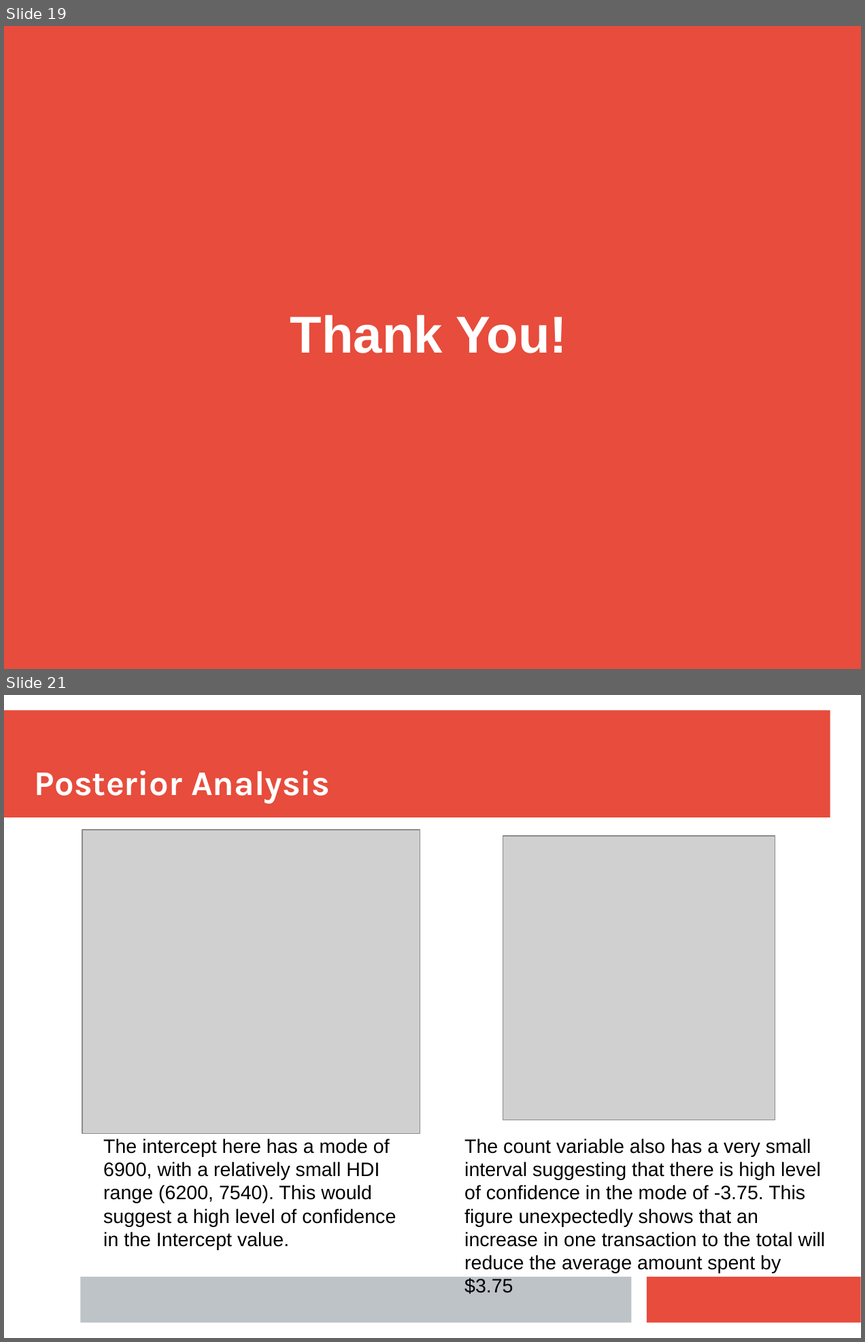
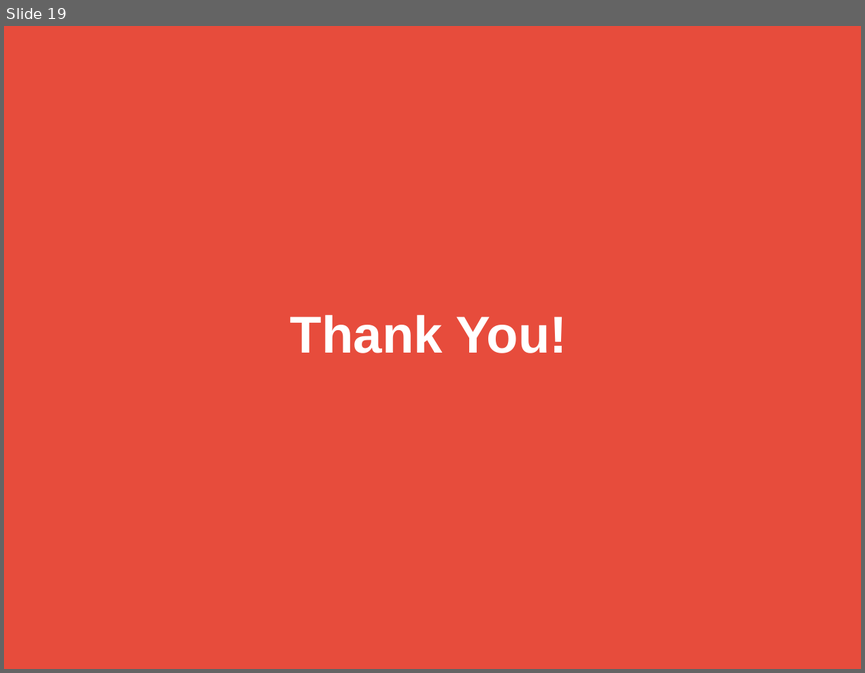
Before and after one commit to tim-kirkbride/BayesianAssignment, a slide deck: Presentation.pptx. Shown one above the other, each under a label of ours: slides 19 and 21 before the commit, slide 19 after it; the slides between them are not shown. The pictures are 865x1342 and 865x673 pixels, drawn with LibreOffice and Linux fonts; fonts in the diff are those of the drawing; grey boxes stand for pictures. Boxes give left, top, right and bottom in pixels: in the first picture for what was removed or moved away, otherwise in the second. Text is boxed around its words. In the diff, an @@ line names an element or a change of style, - is before the commit and + after.

```diff
--- a/Presentation.pptx
+++ b/Presentation.pptx
@@ slide 21 removed at [4, 695, 861, 1338], background #FFFFFF @@
@@ rectangle removed at [4, 711, 830, 818] @@
@@ text removed at [35, 770, 330, 803] @@
-Posterior Analysis
@@ picture removed at [82, 830, 421, 1134] @@
@@ picture removed at [503, 836, 775, 1120] @@
@@ text removed at [103, 1138, 396, 1250] @@
-The intercept here has a mode of 6900, with a relatively small HDI range (6200, 7540). This would suggest a high level of confidence in the Intercept value.
@@ text removed at [464, 1138, 825, 1293] @@
-The count variable also has a very small interval suggesting that there is high level of confidence in the mode of -3.75. This figure unexpectedly shows that an increase in one transaction to the total will reduce the average amount spent by $3.75
@@ rectangle removed at [80, 1276, 632, 1323] @@
@@ rectangle removed at [647, 1276, 861, 1323] @@
```
Also in this commit, not shown: 2 slides changed, 1 other slide removed, 1 other file.
